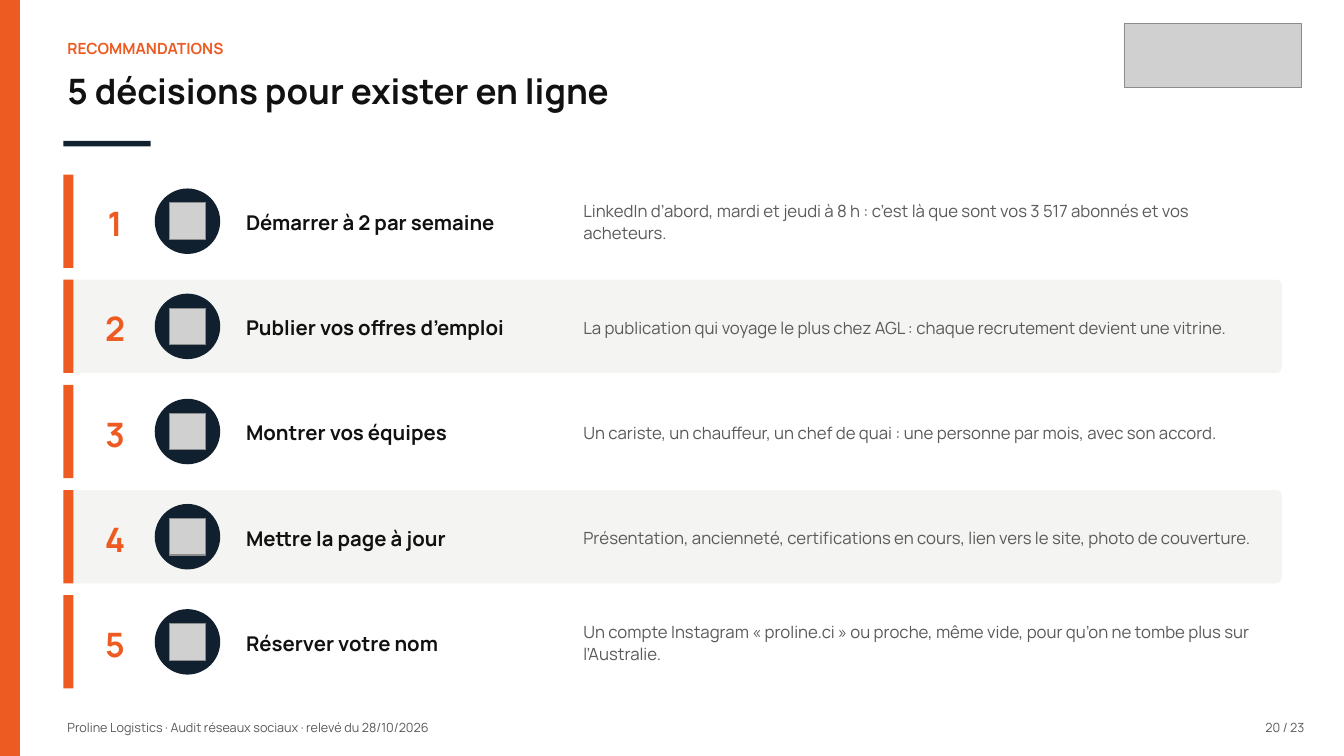
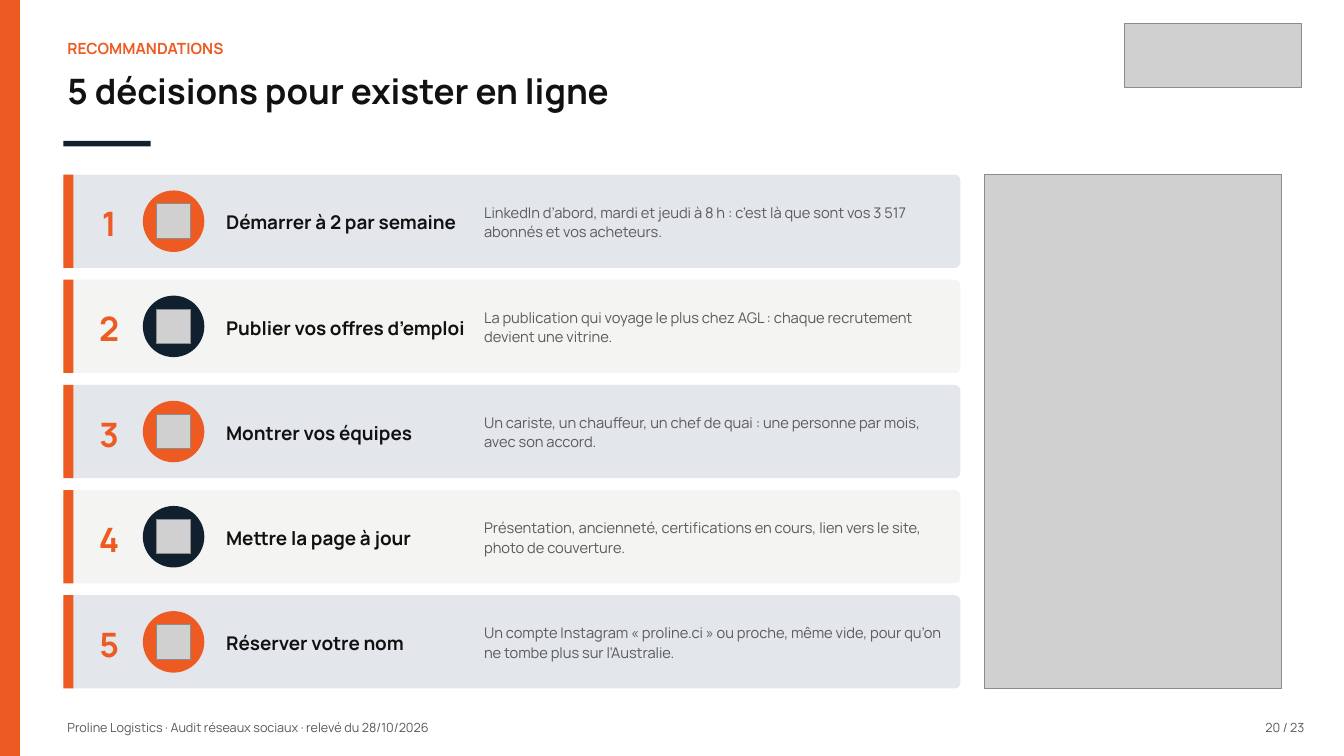
Before and after one commit to leslita06/fatima-unifood-fictif, a slide deck: slide 20 of tmp-tj/261028_proline-logistics_audit-reseaux-sociaux_v1.pptx. Drawn at 1344x756 pixels with LibreOffice and Linux fonts; fonts in the diff are those of the drawing; grey boxes stand for pictures. Boxes give left, top, right and bottom in pixels: in the first picture for what was removed or moved away, otherwise in the second. Text is boxed around its words. In the diff, an @@ line names an element or a change of style, - is before the commit and + after.

```diff
--- a/tmp-tj/261028_proline-logistics_audit-reseaux-sociaux_v1.pptx
+++ b/tmp-tj/261028_proline-logistics_audit-reseaux-sociaux_v1.pptx
@@ rounded rectangle: place and size @@
-rounded rectangle at [64,174,1282,268]
+rounded rectangle at [64,174,961,268]
@@ text "1": place and size @@
-text "1" at [108,211,123,236]
+text "1" at [102,211,117,236]
@@ text "Démarrer à 2 par semaine": place and size @@
-text "Démarrer à 2 par semaine" at [246,213,494,235]
+text "Démarrer à 2 par semaine" at [226,214,456,234]
@@ text "LinkedIn d’abord, mardi et jeudi ...": place and size @@
-text "LinkedIn d’abord, mardi et jeudi ..." at [583,204,1189,239]
+text "LinkedIn d’abord, mardi et jeudi ..." at [484,206,906,237]
@@ picture added at [984,174,1281,689] @@
@@ ellipse: place and size @@
-ellipse at [155,189,221,254]
+ellipse at [143,191,205,252]
@@ rounded rectangle: place and size @@
-rounded rectangle at [64,280,1282,374]
+rounded rectangle at [64,280,961,374]
@@ text "2": place and size @@
-text "2" at [105,316,125,341]
+text "2" at [99,316,119,341]
@@ ellipse: place and size @@
-ellipse at [155,293,221,359]
+ellipse at [143,295,205,357]
@@ text "Publier vos offres d’emploi": place and size @@
-text "Publier vos offres d’emploi" at [246,320,504,340]
+text "Publier vos offres d’emploi" at [226,321,465,340]
@@ text "La publication qui voyage le ...": place and size @@
-text "La publication qui voyage le ..." at [583,321,1226,338]
+text "La publication qui voyage le ..." at [484,312,913,342]
@@ fill #FFFFFF to #E3E7EC in 3 elements at [64,596,961,690], [64,174,961,268], [64,385,961,479] @@
@@ rounded rectangle: place and size @@
-rounded rectangle at [64,385,1282,479]
+rounded rectangle at [64,385,961,479]
@@ text "3": place and size @@
-text "3" at [105,422,125,448]
+text "3" at [99,422,119,448]
@@ text "Montrer vos équipes": place and size @@
-text "Montrer vos équipes" at [246,423,447,445]
+text "Montrer vos équipes" at [226,425,412,445]
@@ text "Un cariste, un chauffeur, un ...": place and size @@
-text "Un cariste, un chauffeur, un ..." at [583,426,1216,443]
+text "Un cariste, un chauffeur, un ..." at [484,417,920,447]
@@ ellipse: place and size @@
-ellipse at [155,399,221,465]
+ellipse at [143,401,205,463]
@@ rounded rectangle: place and size @@
-rounded rectangle at [64,490,1282,584]
+rounded rectangle at [64,490,961,584]
@@ text "4": place and size @@
-text "4" at [105,527,125,552]
+text "4" at [99,527,119,552]
@@ ellipse: place and size @@
-ellipse at [155,504,221,570]
+ellipse at [143,506,205,568]
@@ text "Mettre la page à jour": place and size @@
-text "Mettre la page à jour" at [246,529,445,551]
+text "Mettre la page à jour" at [226,530,411,550]
@@ text "Présentation, ancienneté, certifications en cours, ...": place and size @@
-text "Présentation, ancienneté, certifications en cours, ..." at [583,531,1250,548]
+text "Présentation, ancienneté, certifications en cours, ..." at [484,521,921,557]
@@ rounded rectangle: place and size @@
-rounded rectangle at [64,596,1282,690]
+rounded rectangle at [64,596,961,690]
@@ text "5": place and size @@
-text "5" at [105,632,125,658]
+text "5" at [99,632,119,658]
@@ size 14.5 to 13.5 pt in 5 elements at [226,214,456,234], [226,321,465,340], [226,425,412,445], [226,530,411,550], [226,635,404,651] @@
@@ text "Réserver votre nom": place and size @@
-text "Réserver votre nom" at [246,634,438,652]
+text "Réserver votre nom" at [226,635,404,651]
@@ size 12 to 10.5 pt in 5 elements at [484,206,906,237], [484,312,913,342], [484,417,920,447], [484,521,921,557], [484,627,941,662] @@
@@ text "Un compte Instagram « proline.ci ...": place and size @@
-text "Un compte Instagram « proline.ci ..." at [583,625,1249,660]
+text "Un compte Instagram « proline.ci ..." at [484,627,941,662]
@@ fill #11202E to #EE5B22 in 3 elements at [143,191,205,252], [143,401,205,463], [143,611,205,673] @@
@@ ellipse: place and size @@
-ellipse at [155,609,221,675]
+ellipse at [143,611,205,673]
@@ 5 pictures: place and size @@
-5 pictures at [169,203,206,660]
+5 pictures at [156,204,191,659]
```
Also in this commit, not shown: 13 other slides changed.
